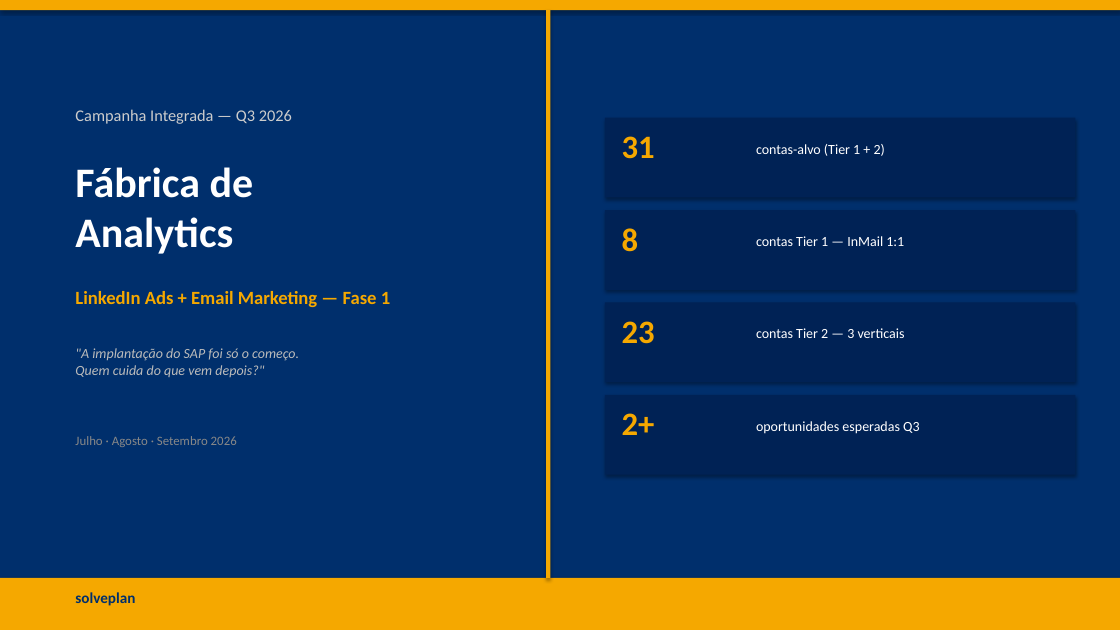
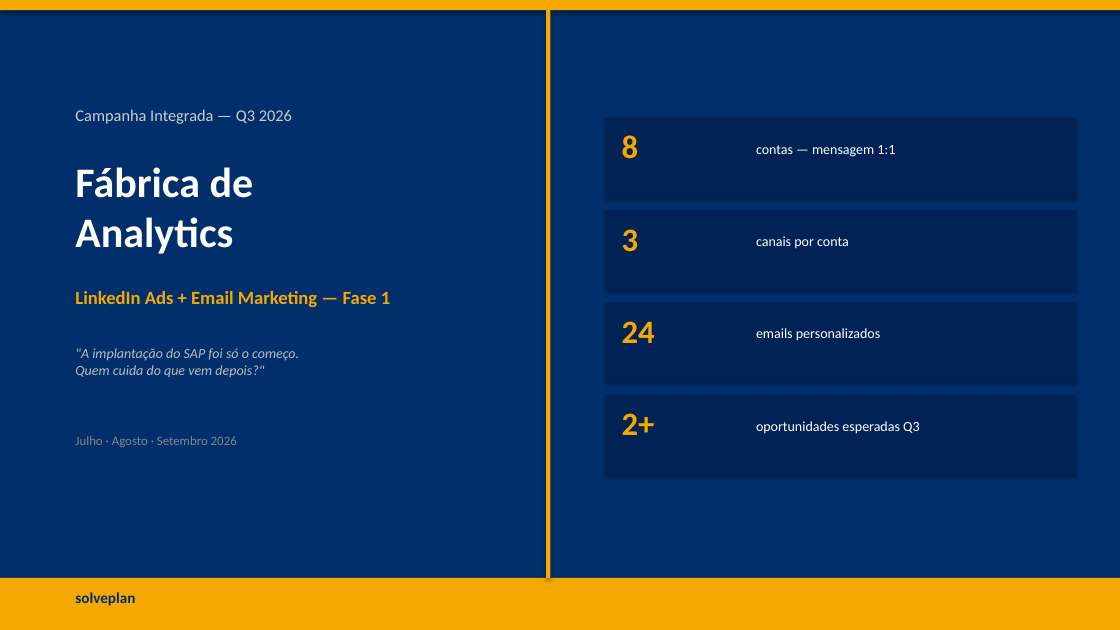
Before and after one commit to frsant96-gif/marketing-agents, a slide deck: slide 1 of marketing/campanhas/fabrica-de-analytics-q3-2026/Fabrica_Analytics_ABM_Q3_2026.pptx. Drawn at 1120x630 pixels with LibreOffice and Linux fonts; fonts in the diff are those of the drawing. Boxes give left, top, right and bottom in pixels: in the first picture for what was removed or moved away, otherwise in the second. Text is boxed around its words. In the diff, an @@ line names an element or a change of style, - is before the commit and + after.

```diff
--- a/marketing/campanhas/fabrica-de-analytics-q3-2026/Fabrica_Analytics_ABM_Q3_2026.pptx
+++ b/marketing/campanhas/fabrica-de-analytics-q3-2026/Fabrica_Analytics_ABM_Q3_2026.pptx
@@ text "8": place and size @@
-text "8" at bbox=[622, 228, 639, 252]
+text "8" at bbox=[622, 135, 639, 159]
@@ text removed at bbox=[622, 136, 655, 159] @@
-31
@@ text at bbox=[756, 145, 895, 157]: text changed @@
-contas-alvo (Tier 1 + 2)
+contas — mensagem 1:1
@@ text added at bbox=[622, 229, 639, 252], 28 pt, text #F5A800, bold @@
+3
@@ text at bbox=[756, 236, 849, 249]: text changed @@
-contas Tier 1 — InMail 1:1
+canais por conta
@@ text at bbox=[622, 321, 655, 343]: text changed @@
-23
+24
@@ text at bbox=[756, 328, 880, 341]: text changed @@
-contas Tier 2 — 3 verticais
+emails personalizados
```
Also in this commit, not shown: 4 other slides changed, 3 other files.
